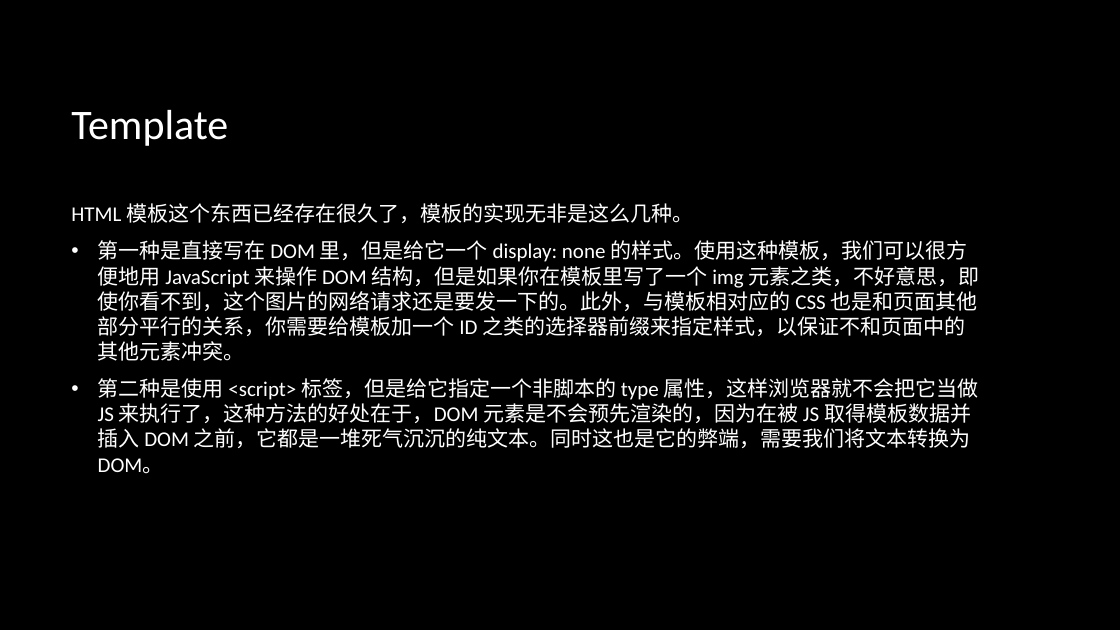
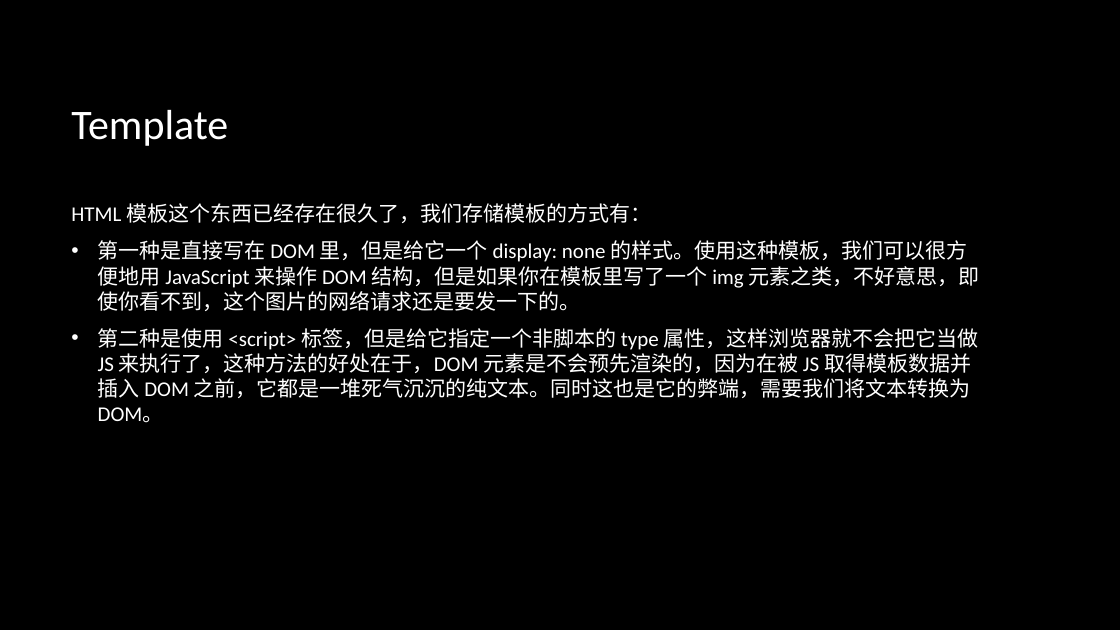
Before and after one commit to zhanglingkang/study, a slide deck: slide 4 of article/front-end/前端技术分享.pptx. Drawn at 1120x630 pixels with LibreOffice and Linux fonts; fonts in the diff are those of the drawing; background and template pictures are left out. Boxes give left, top, right and bottom in pixels: in the first picture for what was removed or moved away, otherwise in the second. Text is boxed around its words. In the diff, an @@ line names an element or a change of style, - is before the commit and + after.

Commit message:
update fe ppt

```diff
--- a/article/front-end/前端技术分享.pptx
+++ b/article/front-end/前端技术分享.pptx
@@ text at (71,203,980,311): text changed @@
-HTML 模板这个东西已经存在很久了，模板的实现无非是这么几种。
-• 第一种是直接写在 DOM 里，但是给它一个 display: none 的样式。使用这种模板，我们可以很方便地用 JavaScript 来操作 DOM 结构，但是如果你在模板里写了一个 img 元素之类，不好意思，即使你看不到，这个图片的网络请求还是要发一下的。此外，与模板相对应的 CSS 也是和页面其他部分平行的关系，你需要给模板加一个 ID 之类的选择器前缀来指定样式，以保证不和页面中的其他元素冲突。
+HTML 模板这个东西已经存在很久了，我们存储模板的方式有：
+• 第一种是直接写在 DOM 里，但是给它一个 display: none 的样式。使用这种模板，我们可以很方便地用 JavaScript 来操作 DOM 结构，但是如果你在模板里写了一个 img 元素之类，不好意思，即使你看不到，这个图片的网络请求还是要发一下的。
```
Also in this commit, not shown: 1 other slide changed, 8 slides added, 1 other file.
